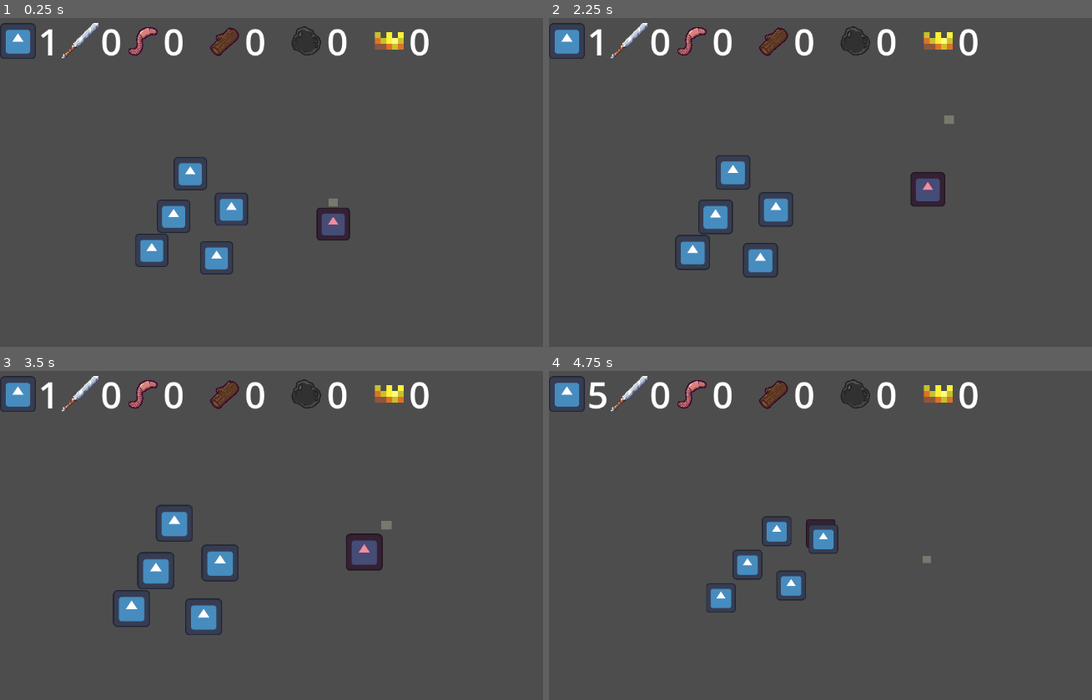
Above: before the commit, frames 1-4 (two rows, left to right).
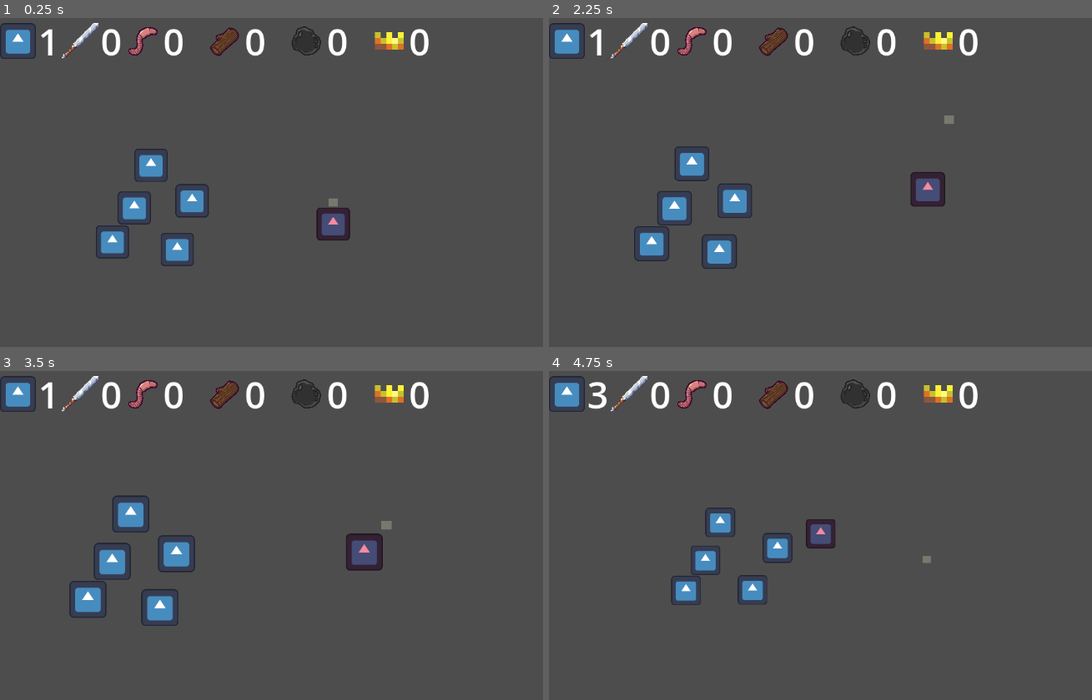
Above: after the commit, the same moments.

Repository: pradoh97/horde
Game: Godot game, scene res://level.tscn
Same seed, same stepped clock (60 frames per second), same inputs: the game is played once before the commit and once after it. The engine's default icon, where the game draws it, is replaced by a stand-in: a white triangle on a blue panel in a dark square.
Inputs (mouse positions are in pixels of both pictures, inside the frame that each line leads up to):
- Up to frame 1 (0.25 s): no input
- Up to frame 2 (2.25 s): tap Enter at 0.5 s; move the mouse to (1026, 182) at 0.52 s; press the mouse at (1026, 182) at 0.53 s; release the mouse at (1026, 182) at 1.25 s; tap Space at 1.25 s; drag from (749, 221) to (1026, 182) at 1.27 s; move the mouse to (950, 119) at 2.02 s; hold Mouse wheel up (mouse_scroll_up) from 2.03 s (still down); click (950, 119) at 2.17 s
- Up to frame 3 (3.5 s): release Mouse wheel up (mouse_scroll_up) at 2.75 s; drag from (298, 630) to (385, 525) at 2.77 s
- Up to frame 4 (4.75 s): move the mouse to (1081, 611) at 3.52 s; hold Mouse wheel down (mouse_scroll_down) 3.53-4.25 s; click (1081, 611) at 3.67 s; drag from (684, 499) to (929, 558) at 4.27 s

The runs differ from the first frame. In frame 1, 3.7% of the frame differs, in the area x 17-46%, y 39-78%; in frame 2, 4.0%; in frame 3, 4.7%, in the area x 12-44%, y 37-81%; in frame 4, 3.1%.

Commit message:
Rename wild minions

Diff:
--- a/level.tscn
+++ b/level.tscn
@@ -33,7 +33,7 @@
 polygon = PackedVector2Array(876, 681, 841, 681, 841, 711, 876, 711)
 
 [node name="Army" parent="." instance=ExtResource("1_vonw3")]
-position = Vector2(378, -1243)
+position = Vector2(529, -1211)
 override_minions_properties = true
 max_speed = 2000.0
 acceleration = 200.0
@@ -54,19 +54,19 @@
 [node name="WildMinions" type="Node2D" parent="."]
 position = Vector2(769, -1070)
 
-[node name="Minion" parent="WildMinions" instance=ExtResource("3_oi3di")]
+[node name="WildMinion" parent="WildMinions" instance=ExtResource("3_oi3di")]
 position = Vector2(-839, -326)
 
-[node name="Minion2" parent="WildMinions" instance=ExtResource("3_oi3di")]
+[node name="WildMinion2" parent="WildMinions" instance=ExtResource("3_oi3di")]
 position = Vector2(-782, -513)
 
-[node name="Minion3" parent="WildMinions" instance=ExtResource("3_oi3di")]
+[node name="WildMinion3" parent="WildMinions" instance=ExtResource("3_oi3di")]
 position = Vector2(-1004, -486)
 
-[node name="Minion4" parent="WildMinions" instance=ExtResource("3_oi3di")]
+[node name="WildMinion4" parent="WildMinions" instance=ExtResource("3_oi3di")]
 position = Vector2(-1088, -355)
 
-[node name="Minion5" parent="WildMinions" instance=ExtResource("3_oi3di")]
+[node name="WildMinion5" parent="WildMinions" instance=ExtResource("3_oi3di")]
 position = Vector2(-940, -650)
 
 [node name="ResourceGenerators" type="Node2D" parent="."]
